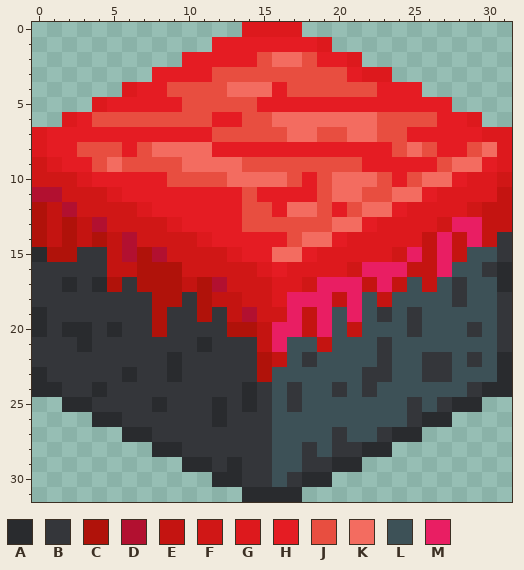
File history of a pixel-art sprite, assets/iso_tiles/mars/grass_snow_mars.png. Above: the version before the commit.
The file is 64x64 pixels, drawn in blocks of 2x2; one block is one cell here. Pixels under 10% opacity are left out. Colours within 5 levels of each other are drawn and written as one.
Palette (. is transparent): A #292b2e  B #34363a  C #b0120a  D #b21030  E #c41411  F #d01716  G #dd191d  H #e51c23  J #e84e40  K #f36c60  L #3d5157  M #e91e63
Pixels before, first column x 0:
 0 ..............GGGG..............
 1 ............HHHHHHHG............
 2 ..........HHHHHJKKJHHG..........
 3 ........HHHHJJJJJJJJJHGG........
 4 ......GHHJJJJKKKHJJJJJJHHH......
 5 ....GHHHHHJJJJJHHHHHHHHHHHHH....
 6 ..GHJJJJJJJJHHJJKKKKKKKJJJJHHG..
 7 GHHHHHHHHHHHJJJJJKKJJKKJJHHHHHGG
 8 GHHJJJHJKKKKHHHHHHHHHHHHJKJHHJKG
 9 FGHHJKJJJJKKKKJJJJJJJJHHHHHJKKHG
10 FFFGHHHHHJJJJKKKKJHJKKKJHJKKHGGF
11 DDFFFGHHHHHHHHJHHHHJKKJJKKHGGGGE
12 CEDFFFFGHHHHHHJJHKKJHJKKHGGGGFEE
13 CECEDFFFFGHHHHJJJJJJKKHGGGGFMMEE
14 CECECEDFFFFGHHHHHJKKHGGGGGEMEMEB
15 ACCBBEDCDFFFFGHHKKHGGGGGFMEMELLB
16 BBBBBEECCCFFFFFGHGGGGFMMMEEMLLBA
17 BBABACBCCCECDFFFGGFMMMEMELELBLLA
18 BBBBBBBBCCBCEEFFGMMMEMLELLLLBLLB
19 ABBBBBBBCBBCBEDFFMEMLMLBLBLLLLLB
20 ABAABABBCBBBBCCEMMEMLELLLBLLLBLB
21 BBBABBBBBBBABBBEMLLELLLBLLLLLLLB
22 BBBBBBBBBABBBBBCELBLLLLBLLBBLBLA
23 ABBBBBABBABBBBBCLLLLLLBBLLBBLLLA
24 AABBABBBBBBBBBABLBLLBLBLLLLLLBAA
25 ..AABBBBABBBABABLBLLLLLLLBLBAA..
26 ....AABBBBBBABBBLLLLLLLLLBAA....
27 ......AABBBBBBBBLLLLBLLBAA......
28 ........AABBBBBBLLBLBBAA........
29 ..........AABABBLLBBAA..........
30 ............AABBLBAA............
31 ..............AAAA..............
And afterwards:
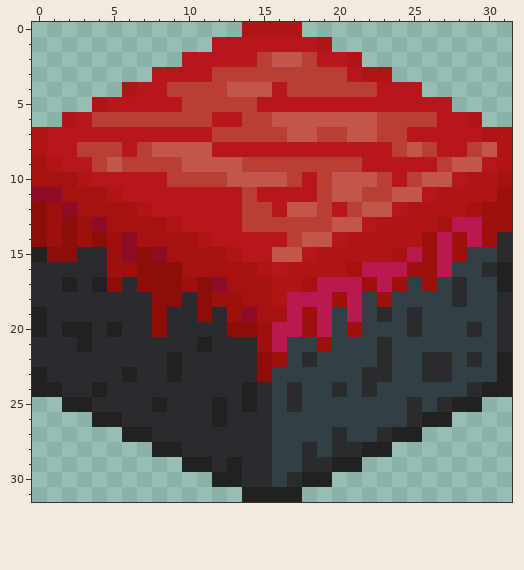
From the commit log: Darken snow tiles on moon and mars set.
What changed:
colour A: #292b2e -> #212121
colour B: #34363a -> #292b2e
colour C: #b0120a -> #8d0e08
colour D: #b21030 -> #8e0c26
colour E: #c41411 -> #9d100d
colour F: #d01716 -> #a61211
colour G: #dd191d -> #b11417
colour H: #e51c23 -> #b7161c
colour J: #e84e40 -> #b93e33
colour K: #f36c60 -> #c2564c
colour L: #3d5157 -> #304045
colour M: #e91e63 -> #ba184f
Changed places in both pictures, as pixel boxes (x1, y1, x2, y2):
changed: (32, 22, 512, 502)
